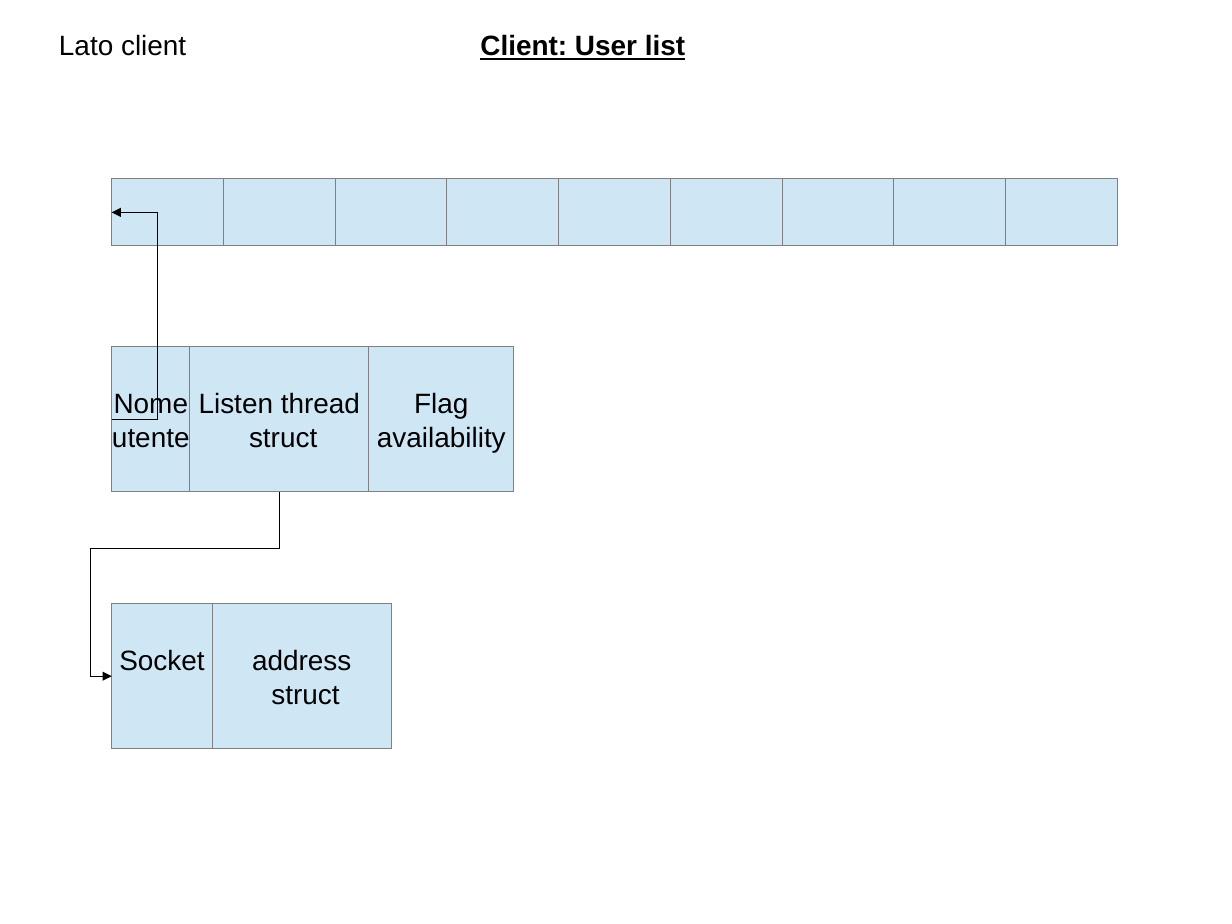
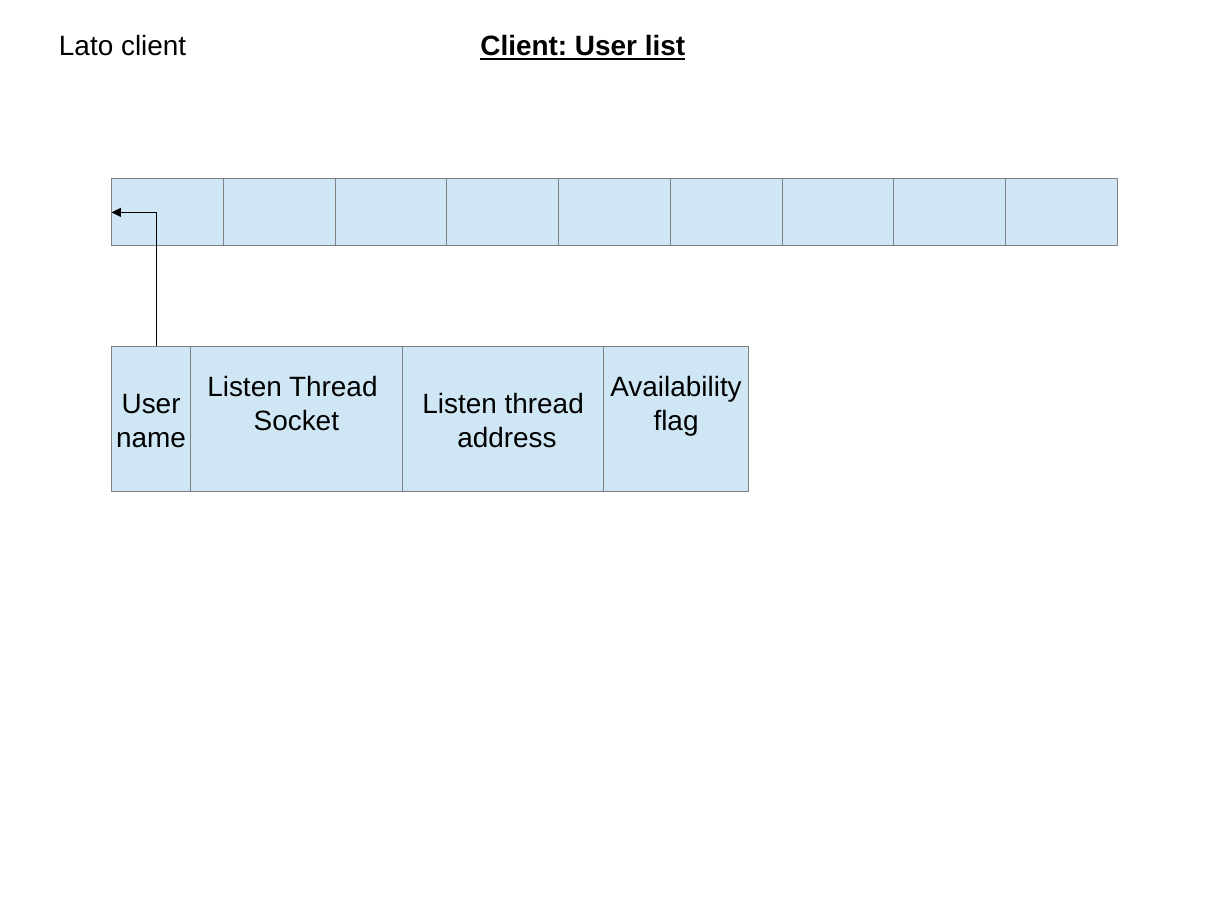
Before and after one commit to polyc/talk-service, a slide deck: slide 10 of SO_projectDiagram.odp. Drawn at 1232x924 pixels with LibreOffice and Linux fonts; fonts in the diff are those of the drawing. Boxes give left, top, right and bottom in pixels: in the first picture for what was removed or moved away, otherwise in the second. Text is boxed around its words. In the diff, an @@ line names an element or a change of style, - is before the commit and + after.

Commit message:
data structures revision

```diff
--- a/SO_projectDiagram.odp
+++ b/SO_projectDiagram.odp
@@ rectangle "Listen Thread": place and size @@
-rectangle "Listen Thread" at bbox=[190, 347, 369, 492]
+rectangle "Listen Thread" at bbox=[190, 347, 402, 492]
@@ rectangle added at bbox=[402, 347, 604, 492], fill #CFE7F5, outline #808080 0 pt, 18 pt, text #000000 @@
+Listen thread
+address
@@ rectangle "Availability": place and size @@
-rectangle "Availability" at bbox=[369, 347, 514, 492]
+rectangle "Availability" at bbox=[604, 347, 749, 492]
@@ text in rectangle at bbox=[207, 375, 377, 431]: text changed @@
-Listen thread
-struct
+Listen Thread
+Socket
@@ text in rectangle at bbox=[610, 375, 741, 435]: text changed @@
-Flag
-availability
+Availability
+flag
@@ text in rectangle at bbox=[116, 393, 186, 448]: text changed @@
-Nome
-utente
+User
+name
@@ elbow arrow removed from (279, 492) to (112, 676) @@
@@ rectangle removed at bbox=[112, 604, 212, 749] @@
-Socket
@@ rectangle removed at bbox=[212, 604, 391, 749] @@
-address
-struct
```
Also in this commit, not shown: 2 other slides changed.
